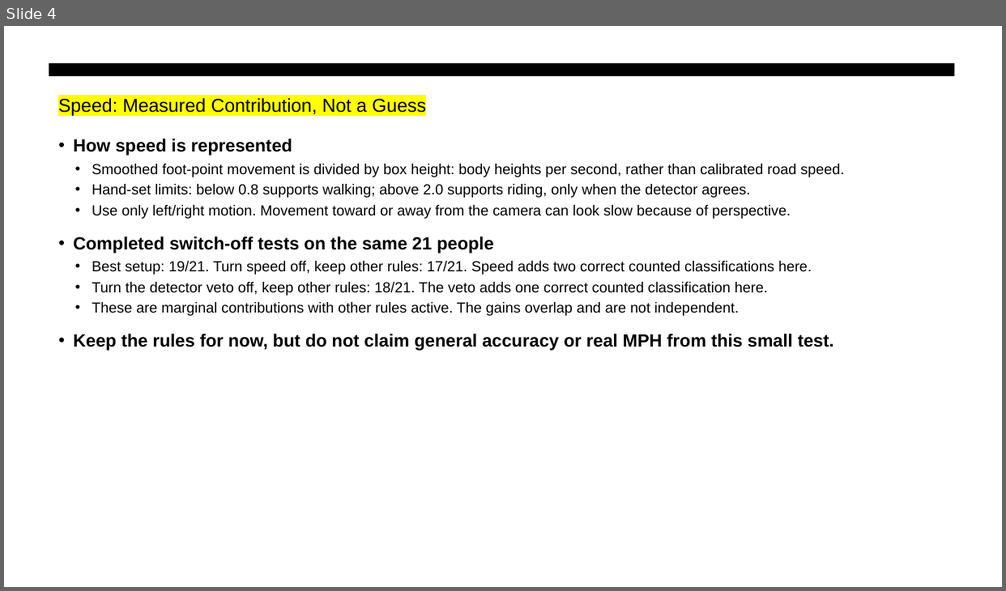
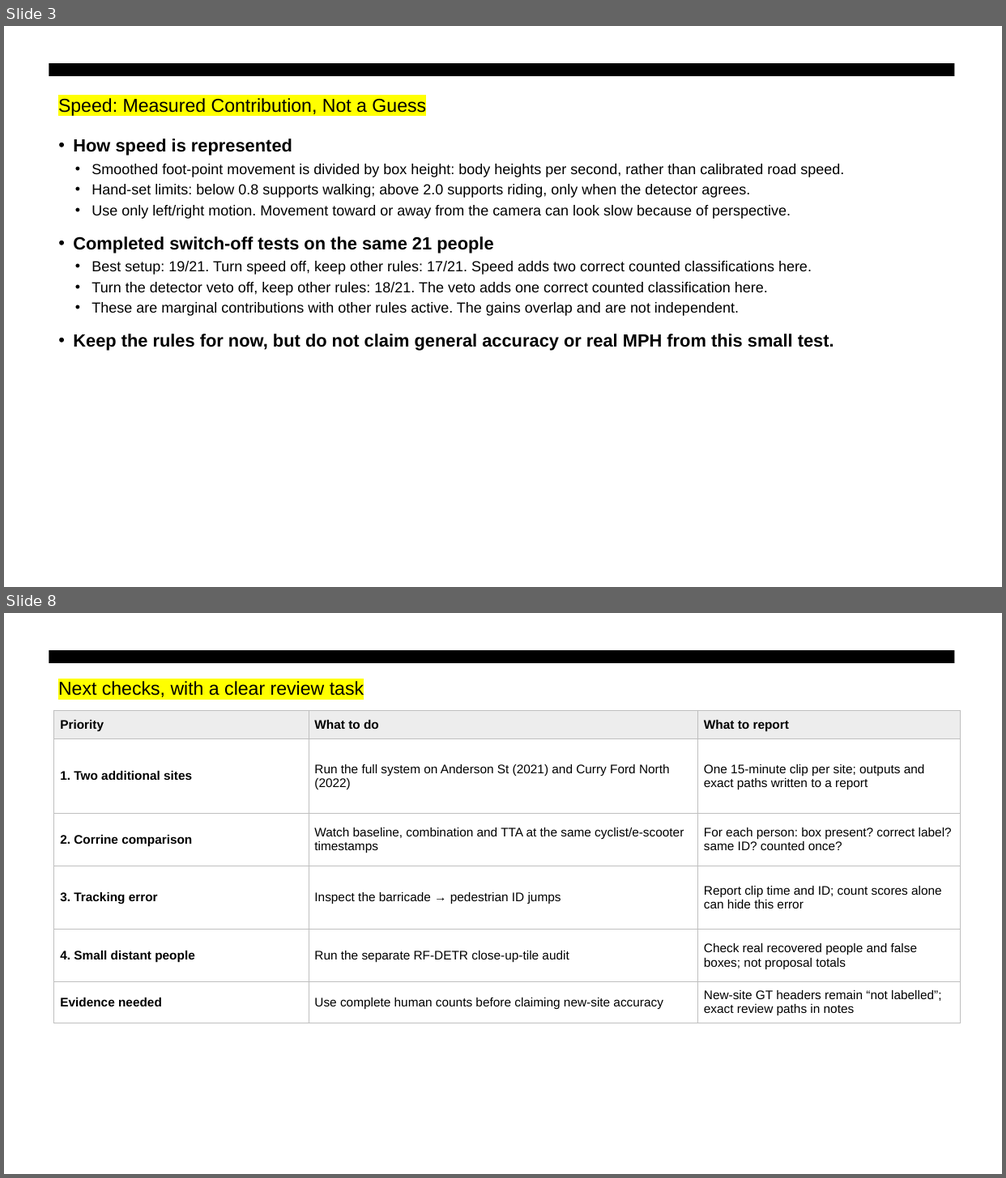
Before and after one commit to RithikaMathew/objectDetect, a slide deck: reports/presentations/bike_weekly_meeting_10_19_results.pptx. Shown one above the other, each under a label of ours: slide 4 before the commit, slides 3 and 8 after it; the slides between them are not shown. The pictures are 1006x591 and 1006x1178 pixels, drawn with LibreOffice and Linux fonts; fonts in the diff are those of the drawing. Boxes give left, top, right and bottom in pixels: in the first picture for what was removed or moved away, otherwise in the second. Text is boxed around its words. In the diff, an @@ line names an element or a change of style, - is before the commit and + after.

```diff
--- a/reports/presentations/bike_weekly_meeting_10_19_results.pptx
+++ b/reports/presentations/bike_weekly_meeting_10_19_results.pptx
@@ slide 8 added at (4,613,1002,1174), background #FFFFFF; not listed: 1 template element that a slide beside it also shows @@
@@ text added at (58,681,364,697), 18 pt, text #000000 @@
+Next checks, with a clear review task
@@ table added at (54,710,960,1023), 6 rows, 3 columns @@
+Priority | What to do | What to report
+1. Two additional sites | Run the full system on Anderson St (2021) and Curry Ford North (2022) | One 15-minute clip per site; outputs and exact paths written to a report
+2. Corrine comparison | Watch baseline, combination and TTA at the same cyclist/e-scooter timestamps | For each person: box present? correct label? same ID? counted once?
+3. Tracking error | Inspect the barricade → pedestrian ID jumps | Report clip time and ID; count scores alone can hide this error
+4. Small distant people | Run the separate RF-DETR close-up-tile audit | Check real recovered people and false boxes; not proposal totals
+Evidence needed | Use complete human counts before claiming new-site accuracy | New-site GT headers remain “not labelled”; exact review paths in notes
@@ what was slide 4 is now slide 3 @@
```
Also in this commit, not shown: 1 slide changed, 5 other slides added, 10 slides removed, 45 other files.
